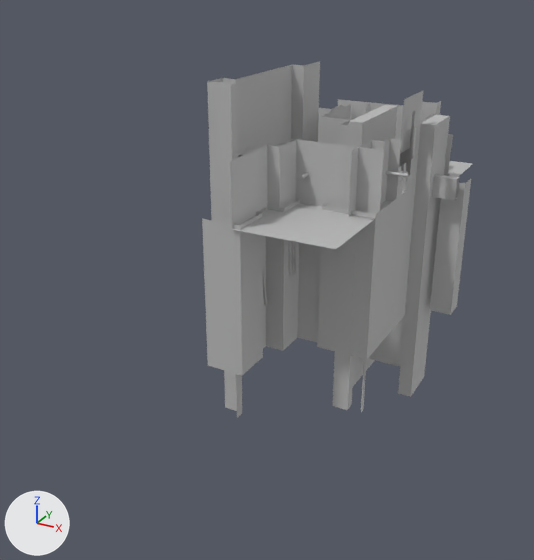
The FBX model Project/Assets/Resources/FBX/Level3.fbx: old version first, new version second.
The view is the same before and after, from a camera (50 mm lens) standing at (1.132, -1.924, 0.739) and looking at (0.15, -0.139, -0.154). The lights are fixed; the arrows at lower left show +X, +Y and +Z. Where no turn or scale is listed for an object, it has been applied to the vertices.

The older version as bpy lines, for what is in view:
```python
ob_ceiling2 = bpy.data.objects.new('Ceiling2', me_mesh_083)
ob_ceiling2.location = (0.26, 0.111, 0.111)
ob_ceiling3 = bpy.data.objects.new('Ceiling3', me_mesh_084)
ob_ceiling3.location = (0.554, 0.116, 0.277)
ob_ceiling4 = bpy.data.objects.new('Ceiling4', me_mesh_090)
ob_ceiling4.location = (0.495, 0.321, 0.071)
ob_ceiling5 = bpy.data.objects.new('Ceiling5', me_mesh_091)
ob_ceiling5.location = (0.401, 0.617, 0.107)
ob_ceiling6 = bpy.data.objects.new('Ceiling6', me_mesh_092)
ob_ceiling6.location = (0.21, 0.443, 0.107)
ob_pcube4 = bpy.data.objects.new('pCube4', me_mesh_085)
ob_pcube4.location = (0.312, 0.254, 0.277)
ob_pcube5 = bpy.data.objects.new('pCube5', me_mesh_087)
ob_pcube5.location = (0.485, 0.254, 0.277)
ob_pplane1 = bpy.data.objects.new('pPlane1', me_mesh_086)
ob_pplane1.location = (0.485, 0.012, 0.153)
ob_wall = bpy.data.objects.new('Wall', me_mesh_010)
ob_wall.location = (0.197, -0.221, 0.111)
# me_mesh_083
# before: 1 (0.0, 0.0, 0.167) at pixel (339, 124), 4 (0.0, 0.084, 0.167) at pixel (350, 119), 7 (-0.101, 0.084, 0.167) at pixel (320, 116), 8 (-0.101, 0.325, 0.167) at pixel (351, 104), 9 (0.051, 0.0, 0.167)
# me_mesh_085
# before: 2 (-0.022, -0.15, 0.014) at pixel (348, 121), 3 (0.022, -0.15, 0.014) at pixel (362, 122), 4 (-0.022, 0.15, 0.014) at pixel (384, 104), 5 (0.022, 0.15, 0.014) at pixel (397, 106)
# me_mesh_091
# before: 1 (0.0, 0.0, 0.167) at pixel (436, 103), 4 (-0.084, 0.0, 0.167), 7 (-0.084, -0.101, 0.167) at pixel (403, 105), 8 (-0.325, -0.101, 0.167) at pixel (338, 99), 9 (0.0, 0.051, 0.167) at pixel (441, 100)
# me_mesh_090
# before: 1 (0.0, 0.0, 0.167), 4 (0.0, 0.084, 0.167), 7 (-0.101, 0.084, 0.167) at pixel (414, 124), 8 (-0.101, 0.325, 0.167), 9 (0.051, 0.0, 0.167) at pixel (453, 134)
# me_mesh_092
# before: 1 (0.0, 0.0, 0.167) at pixel (366, 106), 4 (-0.084, 0.0, 0.167) at pixel (342, 104), 7 (-0.084, -0.101, 0.167) at pixel (330, 109), 8 (-0.325, -0.101, 0.167), 9 (0.0, 0.051, 0.167) at pixel (371, 103)
# also in view: 'Wall3' at (0.405, 0.435, -0.109); 'Machine22' at (0.41, -0.137, -0.24); 'Facade1' at (0.056, 0.011, 0.05); 'Window6' at (0.565, 0.218, 0.101); 'Machine22.001' at (0.421, 0.217, -0.232)
```
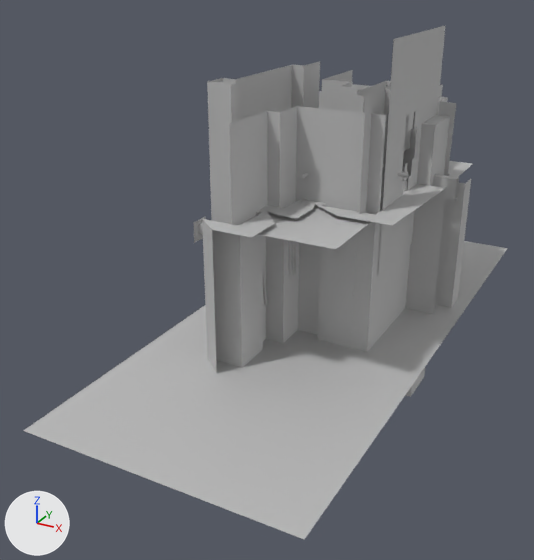
Location of each change, [x1, y1, x2, y2] in pixels of the pictures (534 x 560 px; the box of a moved part takes in the faces that stretch with it):
'Floor', added
    after: [23, 241, 508, 540]
'Wall', reshaped (17% wider)
    before: [202, 192, 411, 375]
    after: [202, 184, 446, 373]
'Ceiling1', mesh rescaled (30% taller)
    before: [230, 139, 384, 249]
    after: [230, 106, 386, 249]
'pPlane2', added
    after: [378, 25, 446, 276]
'Ceiling3', reshaped
    before: [348, 138, 401, 220]
    after: [359, 89, 390, 214]
'pCube4', reshaped
    before: [348, 105, 398, 386]
    after: [349, 80, 391, 113]
'pPlane1', reshaped (103% wider, 45% taller)
    before: [392, 91, 423, 261]
    after: [378, 26, 442, 273]
'Ceiling2', reshaped
    before: [320, 104, 351, 146]
    after: [321, 70, 357, 111]
'Ceiling5', reshaped
    before: [338, 99, 441, 154]
    after: [352, 84, 443, 151]
'Ceiling4', reshaped
    before: [411, 113, 472, 177]
    after: [410, 97, 472, 177]
'Ceiling6', reshaped
    before: [318, 104, 372, 142]
    after: [319, 89, 363, 108]
'Wall4', added
    after: [193, 217, 206, 243]
part 1 of me_mesh_090, moved or reshaped
    before: [411, 113, 453, 172]
    after: [411, 97, 456, 172]
part 4 of me_mesh_084, moved or reshaped (not visible afterwards)
    before: [386, 138, 401, 201]
part 5 of me_mesh_084, moved or reshaped (not visible afterwards)
    before: [362, 200, 393, 220]
part 6 of me_mesh_084, moved or reshaped (not visible afterwards)
    before: [380, 139, 390, 204]
part 7 of me_mesh_084, moved or reshaped
    before: [348, 140, 384, 216]
    after: [359, 89, 390, 214]
part 10 of me_mesh_091, moved or reshaped
    before: [338, 99, 441, 140]
    after: [352, 84, 443, 135]
part 11 of me_mesh_010, added
    after: [202, 184, 446, 373]
part 12 of me_mesh_082, moved or reshaped
    before: [232, 139, 384, 229]
    after: [232, 106, 386, 225]
'pCube5', unchanged, covered by the edit
    before: [398, 115, 450, 397]
    after: [406, 115, 450, 397]

Edits to the bpy script that builds the scene:
```text
Change me_mesh_082:
    where me_mesh_082.from_pydata(...)  # 13 vertices, 7 faces; spans x -0.139..0.151, y -0.286..0.0, z -0.178..0.0
    me_mesh_082 part 12: the whole mesh is scaled about its middle by (1, 1, 1.51), then moved by (0.0, 0.0, 0.045)
Change me_mesh_083:
    where me_mesh_083.from_pydata(...)  # 18 vertices, 11 faces; spans x -0.101..0.051, y 0.0..0.325, z 0.0..0.167
    me_mesh_083 part 8
    add for i in [1, 4, 7, 8, 9]: me_mesh_083.vertices[i].co += Vector((0.0, 0.0, 0.113))
Change me_mesh_085:
    where me_mesh_085.from_pydata(...)  # 8 vertices, 6 faces; spans x -0.022..0.022, y -0.15..0.15, z -0.901..0.014
    verts and faces of me_mesh_085; kept vertices keep their numbers, new ones are numbered from 8
    me_mesh_085 part 3
    add delete_faces([(2, 3, 5, 4)])
    add for i in [*range(2, 6)]: verts[i] += (0.0, 0.0, 0.078)
Change me_mesh_010:
    remove me_mesh_010.from_pydata(...)  # 22 vertices, 10 faces; spans x -0.095..0.289, y -0.179..0.398, z -0.439..0.0
    add me_mesh_010.from_pydata(...)  # 44 vertices, 32 faces; spans x -0.095..0.382, y -0.239..0.398, z -0.439..0.0
    me_mesh_010 part 11
    8 vertices are added at x 0.019..0.382, y -0.039..0.397, z -0.439..0.0
    14 new vertices lie (0.069, -0.06, 0.0) away from vertices in x -0.095..0.132, y -0.179..0.094, z -0.439..0.0
    22 new faces join them
Change me_mesh_091:
    where me_mesh_091.from_pydata(...)  # 18 vertices, 11 faces; spans x -0.325..0.0, y -0.101..0.051, z 0.0..0.167
    me_mesh_091 part 10
    add for i in [1, 4, 7, 8, 9]: me_mesh_091.vertices[i].co += Vector((0.0, 0.0, 0.056))
Change me_mesh_086:
    remove me_mesh_086.from_pydata(...)  # 94 vertices, 61 faces; spans x 0.0, y 0.0..0.165, z -0.233..0.233
    add me_mesh_086.from_pydata(...)  # 94 vertices, 61 faces; spans x 0.0, y -0.122..0.317, z -0.233..0.398
    me_mesh_086 part 9: 30 of 94 vertices moved; they spanned x 0.0, y 0.0..0.165, z -0.233..0.233 and now span x 0.0, y -0.122..0.317, z -0.233..0.398; mean shift (0.0, -0.02, 0.046); largest move (0.0, 0.165, 0.233) -> (0.0, 0.317, 0.398)
Change me_mesh_090:
    where me_mesh_090.from_pydata(...)  # 18 vertices, 11 faces; spans x -0.101..0.051, y 0.0..0.325, z 0.0..0.167
    me_mesh_090 part 1
    add for i in [1, 4, 7, 8, 9]: me_mesh_090.vertices[i].co += Vector((0.0, 0.0, 0.095))
Change me_mesh_092:
    where me_mesh_092.from_pydata(...)  # 18 vertices, 11 faces; spans x -0.325..0.0, y -0.101..0.051, z 0.0..0.167
    me_mesh_092 part 2
    add for i in [1, 4, 7, 8, 9]: me_mesh_092.vertices[i].co += Vector((0.0, 0.0, 0.054))
Change me_mesh_084:
    where me_mesh_084.from_pydata(...)  # 13 vertices, 7 faces; spans x -0.139..-0.069, y -0.286..-0.097, z -0.178..0.0
    me_mesh_084 part 4: the 1 vertex in x -0.069, y -0.104, z 0.0 is moved by (0.0, 0.0, 0.139)
    me_mesh_084 part 5: all 2 vertices in x -0.101, y -0.147..-0.104, z -0.178 are moved by (0.019, 0.0, 0.0)
    me_mesh_084 part 6: all 2 vertices in x -0.101, y -0.147..-0.104, z 0.0 are moved by (0.019, 0.0, 0.139)
    me_mesh_084 part 7: all 2 vertices in x -0.139, y -0.286..-0.147, z 0.0 are moved by (0.031, 0.0, 0.139)
Add me_mesh_094:
    me_mesh_094.from_pydata([(0.0201, -0.0264, -0.0307), (0.0201, -0.0264, 0.0307), (0.0201, 0.0349, 0.0307), (0.0201, 0.0349, -0.0307)], [], [(0, 3, 2, 1)])
    me_mesh_094.materials.append(mat_phong1)  # grey #bcbcbc
Add me_mesh_096:
    me_mesh_096.from_pydata([(-0.62, -1.06, 0.0), (0.13, -1.06, 0.0), (-0.62, 0.73, -0.01), (0.13, 0.73, -0.01)], [], [(2, 0, 1, 3)])
    me_mesh_096.materials.append(mat_phong1)  # grey #bcbcbc
Add ob_wall4:
    ob_wall4 = bpy.data.objects.new('Wall4', me_mesh_094)
    ob_wall4.location = (-0.018, -0.271, 0.021)
Add ob_floor:
    ob_floor = bpy.data.objects.new('Floor', me_mesh_096)
    ob_floor.location = (0.531, 0.151, -0.298)
Add ob_pplane2:
    ob_pplane2 = bpy.data.objects.new('pPlane2', me_mesh_095)  # 94 vertices, 61 faces; spans x 0.0, y -0.122..0.317, z -0.233..0.398; in mat_phong1 (grey #bcbcbc)
    ob_pplane2.location = (0.489, 0.012, 0.153)
```
